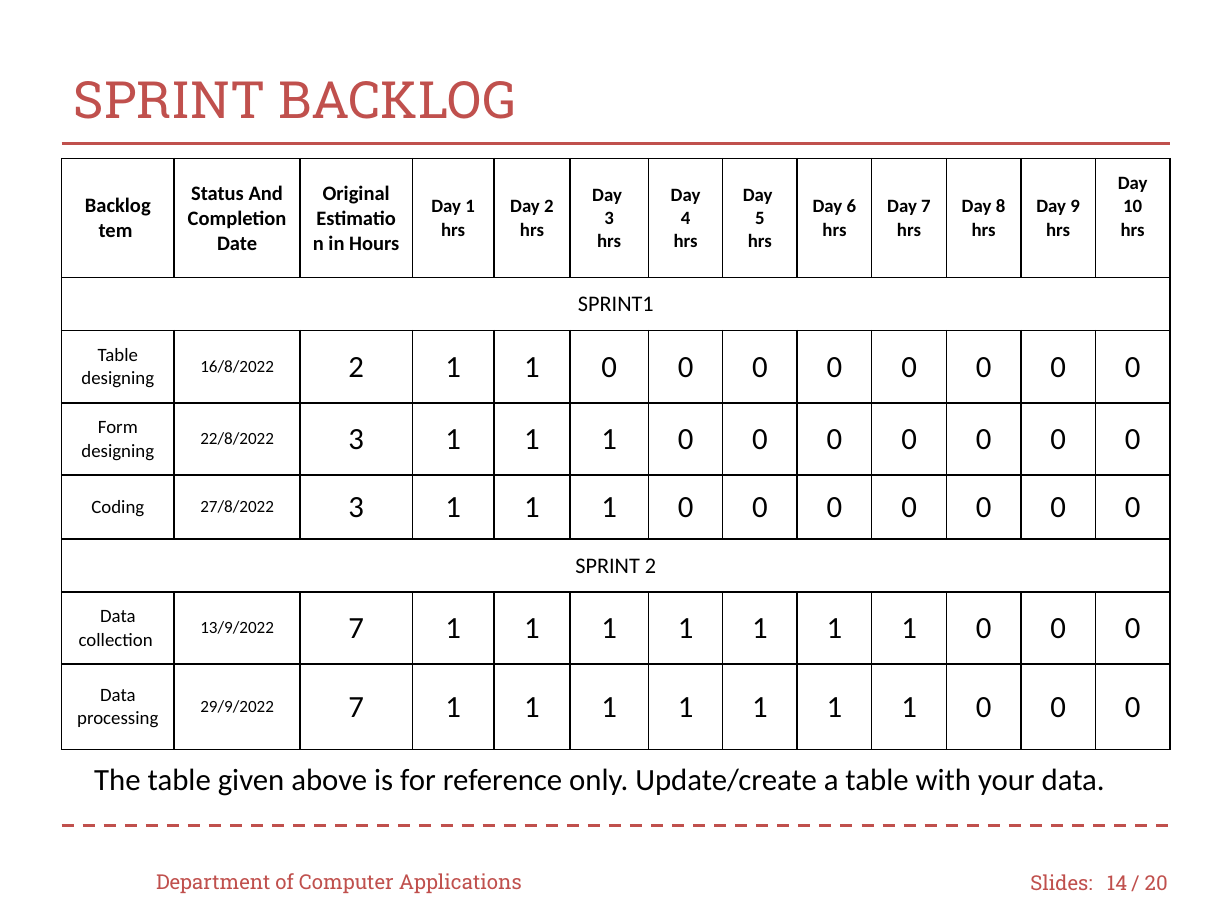
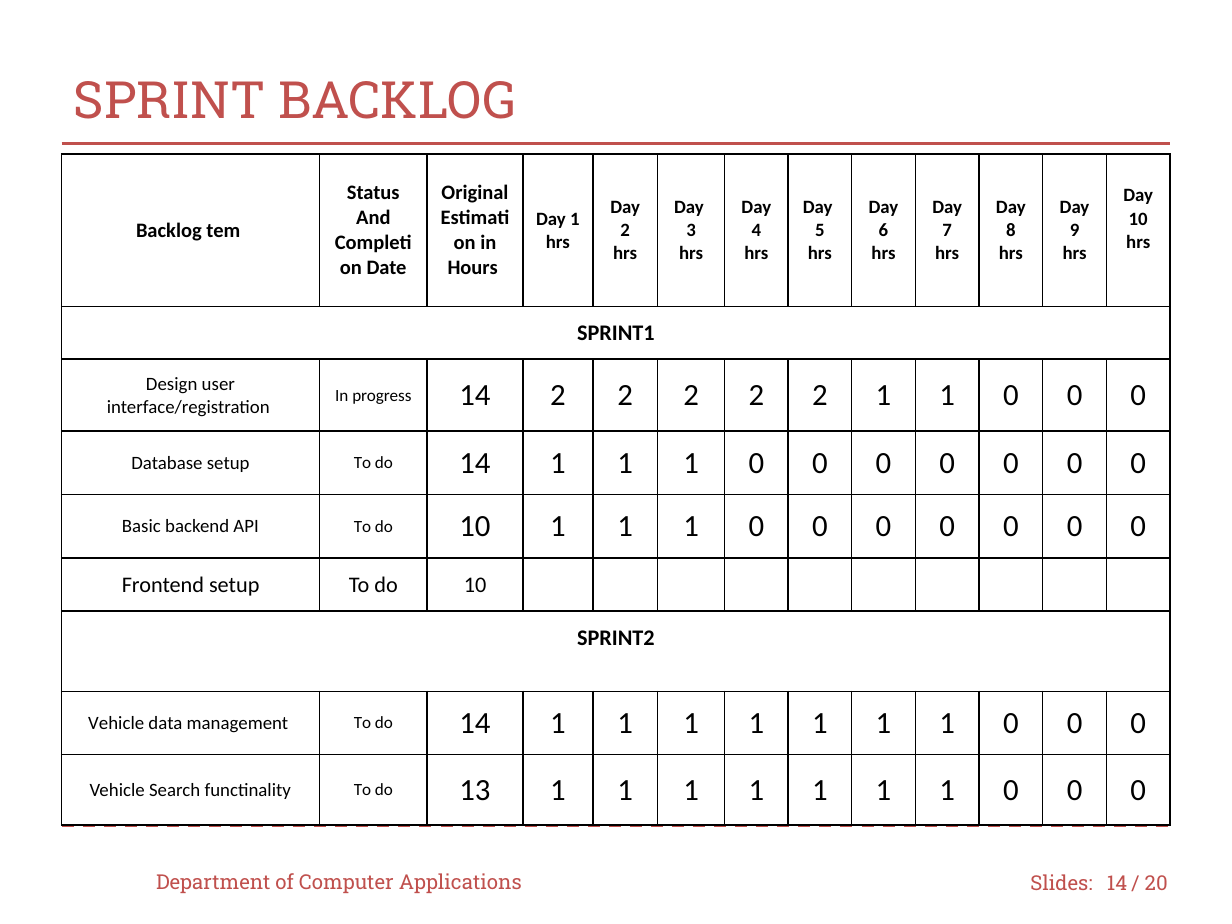
Before and after one commit to muhsina361/THE-COMMERCIAL-VEHICLE-BOOKING, a slide deck: slide 14 of minippt1.pptx. Drawn at 1232x924 pixels with LibreOffice and Linux fonts; fonts in the diff are those of the drawing; background and template pictures are left out. Boxes give left, top, right and bottom in pixels: in the first picture for what was removed or moved away, otherwise in the second. Text is boxed around its words. In the diff, an @@ line names an element or a change of style, - is before the commit and + after.

```diff
--- a/minippt1.pptx
+++ b/minippt1.pptx
@@ table at box(62, 154, 1172, 825) @@
-row 3: Table designing | 16/8/2022 | 2 | 1 | 1 | 0 | 0 | 0 | 0 | 0 | 0 | 0 | 0
-row 4: Form designing | 22/8/2022 | 3 | 1 | 1 | 1 | 0 | 0 | 0 | 0 | 0 | 0 | 0
-row 5: Coding | 27/8/2022 | 3 | 1 | 1 | 1 | 0 | 0 | 0 | 0 | 0 | 0 | 0
-row 6: SPRINT 2 |  |  |  |  |  |  |  |  |  |  |  | 
-row 7: Data collection | 13/9/2022 | 7 | 1 | 1 | 1 | 1 | 1 | 1 | 1 | 0 | 0 | 0
-row 8: Data processing | 29/9/2022 | 7 | 1 | 1 | 1 | 1 | 1 | 1 | 1 | 0 | 0 | 0
+row 3: Design user interface/registration | In progress | 14 | 2 | 2 | 2 | 2 | 2 | 1 | 1 | 0 | 0 | 0
+row 4: Database setup | To do | 14 | 1 | 1 | 1 | 0 | 0 | 0 | 0 | 0 | 0 | 0
+row 5: Basic backend API | To do | 10 | 1 | 1 | 1 | 0 | 0 | 0 | 0 | 0 | 0 | 0
+row 6: Frontend setup | To do | 10 |  |  |  |  |  |  |  |  |  | 
+row 7: SPRINT2 |  |  |  |  |  |  |  |  |  |  |  | 
+row 8: Vehicle data management | To do | 14 | 1 | 1 | 1 | 1 | 1 | 1 | 1 | 0 | 0 | 0
+row 9: Vehicle Search functinality | To do | 13 | 1 | 1 | 1 | 1 | 1 | 1 | 1 | 0 | 0 | 0
@@ table: place and size @@
-table at box(62, 159, 1173, 750)
+table at box(62, 154, 1172, 825)
@@ text removed at box(94, 768, 1105, 796) @@
-The table given above is for reference only. Update/create a table with your data.
```
Also in this commit, not shown: 13 other slides changed, 6 slides added.
